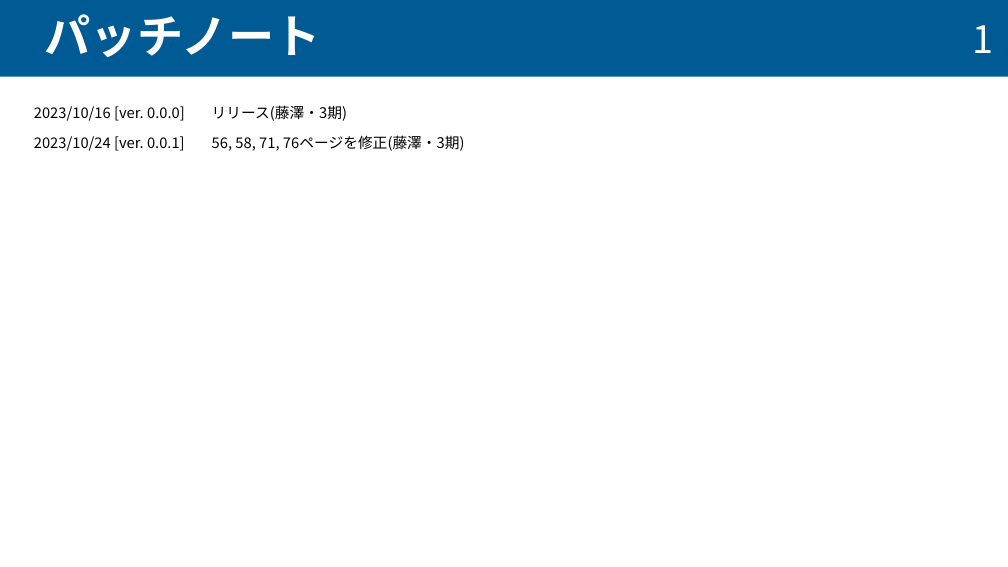
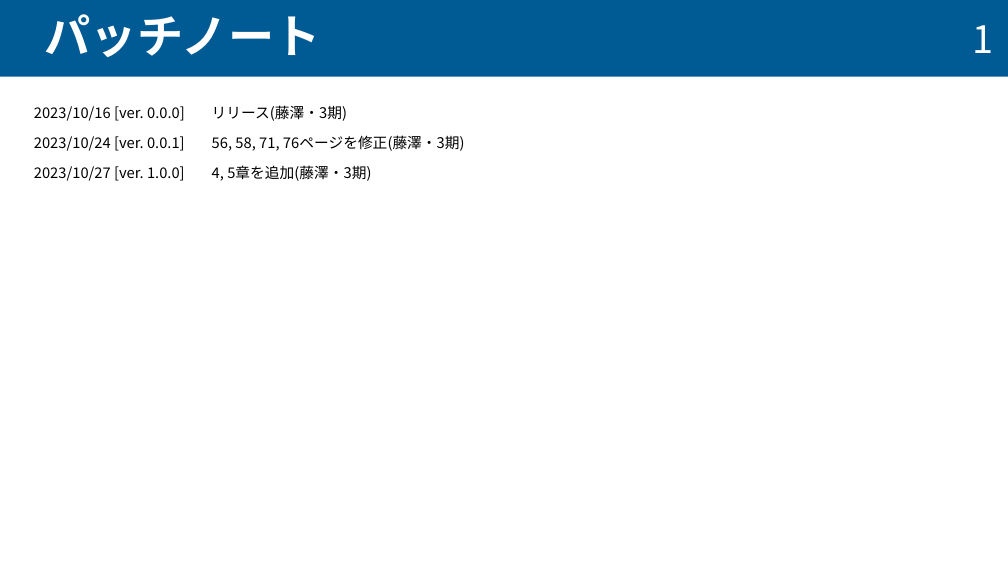
Before and after one commit to taiseifujisawa/cnn_manual_nktlab, a slide deck: slide 2 of cnn_manual.pptx. Drawn at 1008x567 pixels with LibreOffice and Linux fonts; fonts in the diff are those of the drawing. Boxes give left, top, right and bottom in pixels: in the first picture for what was removed or moved away, otherwise in the second. Text is boxed around its words. In the diff, an @@ line names an element or a change of style, - is before the commit and + after.

```diff
--- a/cnn_manual.pptx
+++ b/cnn_manual.pptx
@@ text at (34,165,371,181): paragraph added @@
+2023/10/27 [ver. 1.0.0] 4, 5章を追加(藤澤・3期)
```
Also in this commit, not shown: 4 other slides changed, 36 slides added.
